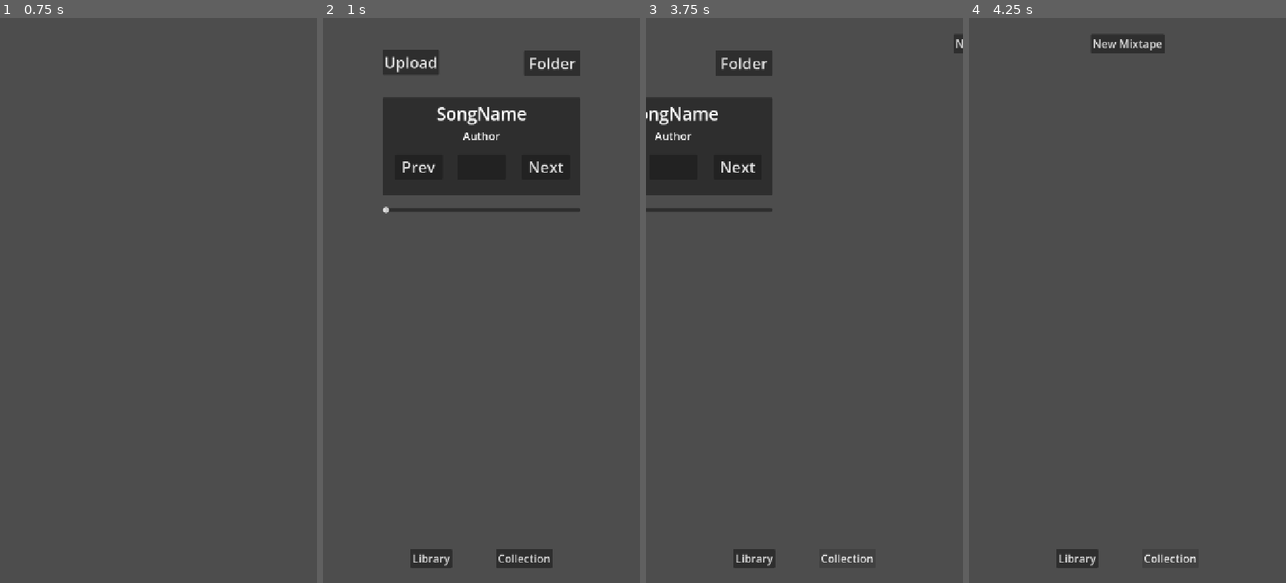
Above: before the commit, frames 1-4 (left to right).
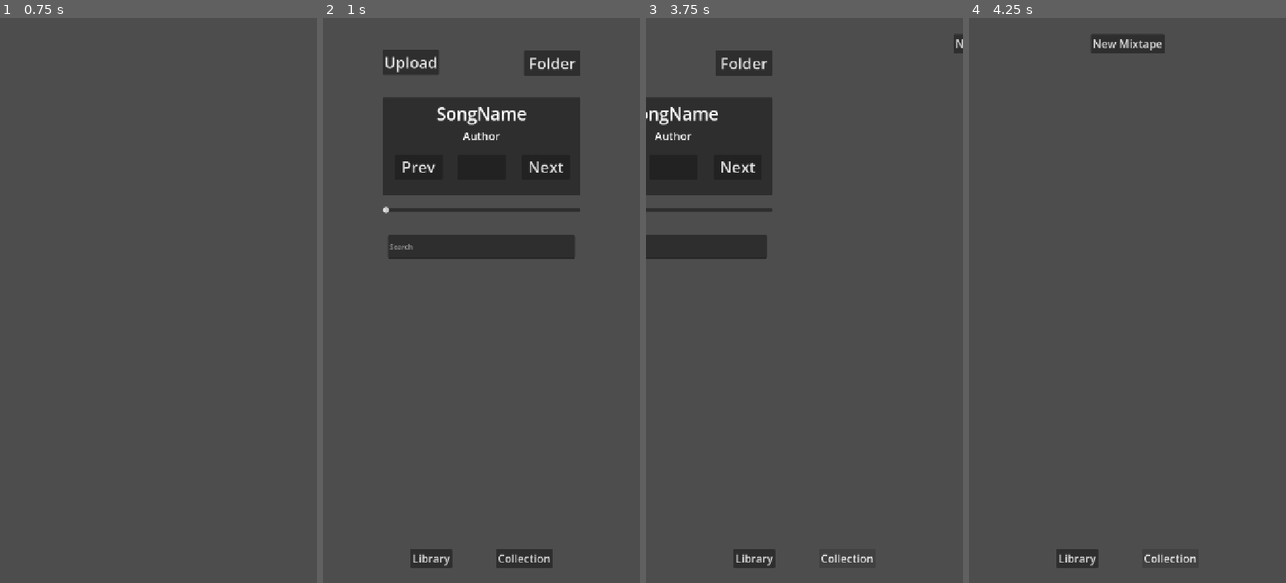
Above: after the commit, the same moments.

Repository: AeroSpaceGames/Mixtape
Game: Godot game, scene res://Scenes/loading.tscn
The game is run twice, just before and just after one commit, with the same random seed, the same clock (stepped at 60 frames per second) and the same inputs. Sound files missing from this copy of the repository are replaced by a short silence.
Inputs:
- Up to frame 1 (0.75 s): tap Enter at 0.5 s
- Up to frame 2 (1 s): no input
- Up to frame 3 (3.75 s): click "Next" at 1.25 s; click "Next" at 2 s; click "Library" at 2.75 s; click "Collection" at 3.5 s
- Up to frame 4 (4.25 s): no input

Frame 1 is identical in both runs. In frame 2, 2.5% of the frame differs, in the area x 20-80%, y 38-43%; in frame 3, 1.6%; in frame 4, nothing differs.

Commit message:
Playlist Generation Improvement 1

Diff:
--- a/Scenes/Main.tscn
+++ b/Scenes/Main.tscn
@@ -229,6 +229,7 @@
 
 [node name="MixtapeEdit" type="Control" parent="Utility/CanvasLayer" unique_id=1113988724]
 unique_name_in_owner = true
+visible = false
 layout_mode = 3
 anchors_preset = 15
 anchor_right = 1.0
@@ -496,17 +497,32 @@
 theme_override_font_sizes/font_size = 25
 horizontal_alignment = 1
 
+[node name="SearchBar" type="LineEdit" parent="Player" unique_id=325593303]
+layout_mode = 1
+anchors_preset = 8
+anchor_left = 0.5
+anchor_top = 0.5
+anchor_right = 0.5
+anchor_bottom = 0.5
+offset_left = -213.0
+offset_top = -148.0
+offset_right = 213.0
+offset_bottom = -94.0
+grow_horizontal = 2
+grow_vertical = 2
+placeholder_text = "Search"
+
 [node name="ScrollContainer" type="ScrollContainer" parent="Player" unique_id=185358945]
 layout_mode = 1
-anchors_preset = 8
-anchor_left = 0.5
-anchor_top = 0.5
-anchor_right = 0.5
-anchor_bottom = 0.5
+anchors_preset = -1
+anchor_left = 0.5
+anchor_top = 0.684
+anchor_right = 0.5
+anchor_bottom = 0.684
 offset_left = -251.0
-offset_top = -144.0
+offset_top = -298.52002
 offset_right = 251.0
-offset_bottom = 535.0
+offset_bottom = 299.47998
 grow_horizontal = 2
 grow_vertical = 2
 
@@ -608,6 +624,7 @@
 [connection signal="drag_ended" from="Player/CurrentSong/TimePreview" to="Player/CurrentSong" method="move_to_second"]
 [connection signal="value_changed" from="Player/CurrentSong/TimePreview" to="Player/CurrentSong" method="_on_time_preview_value_changed"]
 [connection signal="timeout" from="Player/CurrentSong/Seconds" to="Player/CurrentSong" method="second_passed"]
+[connection signal="text_changed" from="Player/SearchBar" to="Player/GroupHandle" method="search"]
 [connection signal="my_file" from="Player/UploadingHandle" to="Player/GroupHandle" method="_set_current"]
 [connection signal="dir_selected" from="Player/FileDialog" to="Player/UploadingHandle" method="dir_selected"]
 [connection signal="file_selected" from="Player/FileDialog" to="Player/UploadingHandle" method="file_selected"]
--- a/Scripts/GLOBAL/playlist_manager.gd
+++ b/Scripts/GLOBAL/playlist_manager.gd
@@ -14,16 +14,27 @@
 	mix_library.mixtape_list[nm] = res
 
 
-func generate_playlist(songs: Array):
+func generate_playlist(songs: Array, mode: int = 0):
+	#actual_playlist.append([AudioManager.selected_song, AudioManager.selected_author])
+	if len(songs) <= 1:
+		return
+
 	actual_playlist = []
-	#actual_playlist.append([AudioManager.selected_song, AudioManager.selected_author])
 
-	for i in range(len(songs) * 2):
-		var next_song: Song = AudioManager.song_library.songs_list.values()[songs[i % (len(songs))]]
-		actual_playlist.append([next_song.name, next_song.author])
+	match mode:
+		0: #Lineal Mode
+			for i in range(AudioManager.playing_song_index, len(songs) * 2): ##Fix the starting point
+				print("i ", i % (len(songs)))
+				var next_song: Song = AudioManager.song_library.songs_list.values()[songs[i % (len(songs))]]
+				actual_playlist.append([next_song.name, next_song.author])
+		1: #Random Mode
+			songs.shuffle()
+			var new_songs_order = songs
+			actual_playlist.append_array(new_songs_order)
 
 	playlist_index = 0
 
+#region OBSOLETE/DESUSE
 func generate_random_playlist(n: int = 5):
 	if len(AudioManager.song_library.songs_list.keys()) <= 1:
 		return
@@ -42,6 +53,7 @@
 		actual_playlist.append([next_song.name, next_song.author])
 
 	playlist_index = 0
+#endregion
 
 func has_next_song(dir: int = 1) -> bool:
 	if playlist_index + 1 * dir > len(actual_playlist) - 1 or playlist_index + 1 * dir < 0:
--- a/Scripts/GLOBAL/track_manager.gd
+++ b/Scripts/GLOBAL/track_manager.gd
@@ -1,19 +1,20 @@
 extends Node
 
-func send_song(nm: String, auth: String):
+func send_song(nm: String, auth: String, mode: int = 0):
 	AudioManager.selected_song = nm
 	AudioManager.selected_author = auth
 	var new_song_res: Song = AudioManager.song_library.get_song(nm, auth)
 	AudioManager.play_song(new_song_res)
-	PlaylistManager.generate_random_playlist()
+	print("song: " ,PlaylistManager.selected_mix, mode)
+	PlaylistManager.generate_playlist(PlaylistManager.mix_library.mixtape_list[PlaylistManager.selected_mix].song_indexes, mode)
 
-func send_casette(nm: String, auth: String):
+func send_casette(nm: String, auth: String, mode: int = 0):
 	AudioManager.selected_song = nm
 	AudioManager.selected_author = auth
 	var new_song_res: Song = AudioManager.song_library.get_song(nm, auth)
 	AudioManager.play_song(new_song_res)
-	await get_tree().create_timer(0.1).timeout
-	PlaylistManager.generate_playlist(PlaylistManager.mix_library.mixtape_list[PlaylistManager.selected_mix].song_indexes)
+	print("casette: " ,PlaylistManager.selected_mix, mode)
+	PlaylistManager.generate_playlist(PlaylistManager.mix_library.mixtape_list[PlaylistManager.selected_mix].song_indexes, mode)
 
 
 func change_song(nm: String, auth: String):
--- a/Scripts/audio_manager.gd
+++ b/Scripts/audio_manager.gd
@@ -6,6 +6,7 @@
 @export var selected_song: String = ""
 @export var selected_author: String = ""
 @export var playing: bool = false
+@export var playing_song_index: int = 0
 
 var saved_sec: float = 0.0
 
--- a/Scripts/current_song.gd
+++ b/Scripts/current_song.gd
@@ -14,7 +14,7 @@
 
 func restart_playlist():
 	if !PlaylistManager.has_next_song():
-		PlaylistManager.generate_random_playlist()
+		PlaylistManager.generate_playlist(PlaylistManager.mix_library.mixtape_list[PlaylistManager.selected_mix].song_indexes, 1)
 	next_song()
 
 func change_play_mode():
--- a/Scripts/groups_manager.gd
+++ b/Scripts/groups_manager.gd
@@ -5,17 +5,26 @@
 @onready var current_song: Control = %CurrentSong
 
 func _ready() -> void:
-	create_groups()
+	clean_groups()
 
-func create_groups():
+func clean_groups(key: String = ""):
 	for d in group_container.get_children():
 		d.queue_free()
 
-	await get_tree().create_timer(0.2).timeout
+	create_groups(key)
 
+func search(txt: String):
+	txt = txt.to_lower().replace(" ","")
+	clean_groups(txt)
+
+func create_groups(key: String = ""):
 	if PlaylistManager.mix_library.mixtape_list.keys().has("Auto"):
 		var song_res: Array = PlaylistManager.mix_library.mixtape_list[PlaylistManager.selected_mix].song_indexes
 		for i in len(song_res):
+			var actual_name: String = AudioManager.song_library.songs_list.values()[song_res[i]].name.to_lower().replace(" ","")
+			if actual_name.left(clamp(len(key), 0, len(actual_name))) != key.left(clamp(len(key), 0, len(actual_name))):
+				continue
+
 			var new_group = group_scene.instantiate()
 			new_group.get_node("Name").text = AudioManager.song_library.songs_list.values()[song_res[i]].name
 			new_group.get_node("Author").text = AudioManager.song_library.songs_list.values()[song_res[i]].author
@@ -23,5 +32,5 @@
 			new_group.connect("play_me", _set_current)
 			group_container.add_child(new_group)
 
-func _set_current(nm: String, auth: String):
+func _set_current(nm: String, auth: String, _md: int):
 	current_song.set_song(AudioManager.song_library.get_song(nm, auth))
--- a/Scripts/mixtape_edit.gd
+++ b/Scripts/mixtape_edit.gd
@@ -107,7 +107,7 @@
 
 func _set_current():
 	PlaylistManager.selected_mix = recent_mixtape.my_name
-	group_handle.create_groups()
+	group_handle.clean_groups()
 	var new_song_res: Song = AudioManager.song_library.songs_list.values()[recent_mixtape.song_indexes[0]]
 	AudioManager.play_song(new_song_res)
 	current_song.set_song(new_song_res)
--- a/Scripts/song_group.gd
+++ b/Scripts/song_group.gd
@@ -1,6 +1,6 @@
 extends Control
 
-signal play_me(nm: String, auth: String)
+signal play_me(nm: String, auth: String, md: int)
 signal add_remove(idx: int)
 
 var my_index: int = -1
@@ -21,4 +21,5 @@
 	add_remove.emit(my_index)
 
 func send_metadata():
-	play_me.emit(my_name.text, author.text)
+	play_me.emit(my_name.text, author.text, PlaylistManager.play_mode)
+	AudioManager.playing_song_index = my_index
--- a/Scripts/uploading_handle.gd
+++ b/Scripts/uploading_handle.gd
@@ -106,7 +106,7 @@
 	mixes_groups.create_groups()
 	PlaylistManager.selected_mix = "Auto"
 
-	group_handle.create_groups()
+	group_handle.clean_groups()
 
 func scan_folder(folder_path: String):
 	var dir = DirAccess.open(folder_path)
Binary file added: Asssets/PNG/Mixtape Assets/General Items/App icon.png
Not shown, added: Asssets/PNG/Mixtape Assets/General Items/App icon.png.import
Binary file added: Asssets/PNG/Mixtape Assets/General Items/Background_General.png
Not shown, added: Asssets/PNG/Mixtape Assets/General Items/Background_General.png.import
Binary file added: Asssets/PNG/Mixtape Assets/General Items/Cassette_Base.png
Not shown, added: Asssets/PNG/Mixtape Assets/General Items/Cassette_Base.png.import
Binary file added: Asssets/PNG/Mixtape Assets/General Items/Logo.png
Not shown, added: Asssets/PNG/Mixtape Assets/General Items/Logo.png.import
Binary file added: Asssets/PNG/Mixtape Assets/General Items/Menu Icons/Mixtape_Button_Pressed_(Animation).png
Not shown, added: Asssets/PNG/Mixtape Assets/General Items/Menu Icons/Mixtape_Button_Pressed_(Animation).png.import
Binary file added: Asssets/PNG/Mixtape Assets/General Items/Menu Icons/Mixtape_Button_Released_(Animation).png
Not shown, added: Asssets/PNG/Mixtape Assets/General Items/Menu Icons/Mixtape_Button_Released_(Animation).png.import
(and 94 more such lines)
